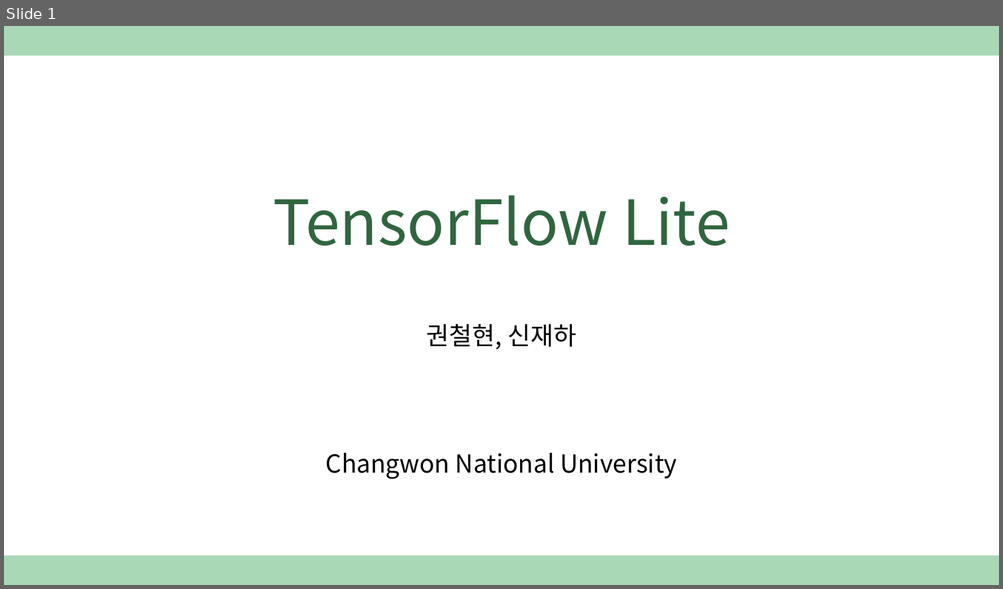
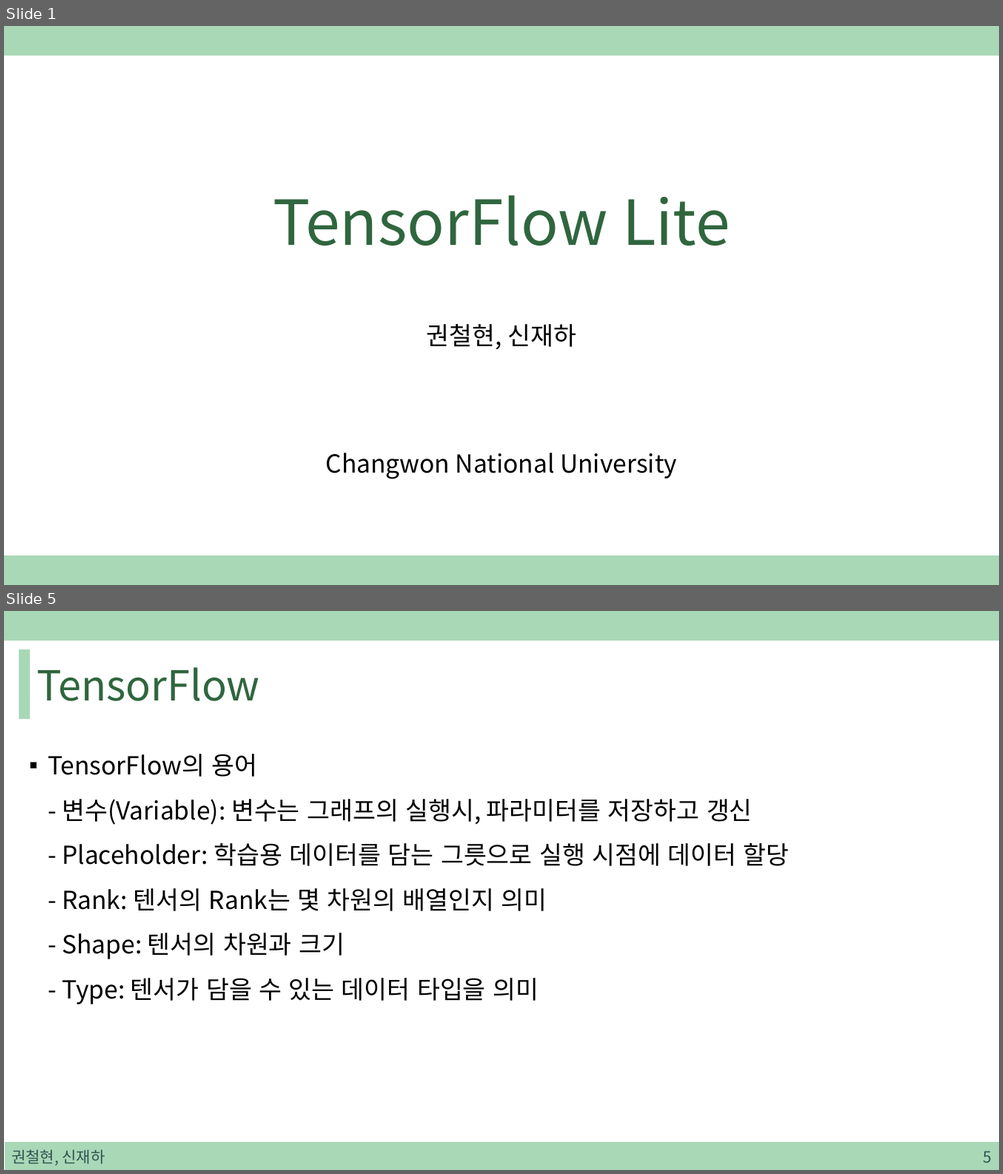
Before and after one commit to sjh4287/capston, a slide deck: 2022.01.07/TensorFlow Lite.pptx. Shown one above the other, each under a label of ours: slide 1 before the commit, slides 1 and 5 after it; the slides between them are not shown. The pictures are 1003x589 and 1003x1174 pixels, drawn with LibreOffice and Linux fonts; fonts in the diff are those of the drawing. Boxes give left, top, right and bottom in pixels: in the first picture for what was removed or moved away, otherwise in the second. Text is boxed around its words. In the diff, an @@ line names an element or a change of style, - is before the commit and + after.

Commit message:
Update TensorFlow Lite.pptx
PPT 내용작성 1

```diff
--- a/2022.01.07/TensorFlow Lite.pptx
+++ b/2022.01.07/TensorFlow Lite.pptx
@@ slide 5 added at <box>4,611,999,1170</box>, background #FFFFFF; not listed: 1 template element that a slide beside it also shows @@
@@ rectangle added at <box>20,649,29,718</box>, fill #A9D8B7, outline #A9D8B7 1 pt @@
@@ title added at <box>37,667,260,701</box>, 40 pt, text #2F663E @@
+TensorFlow
@@ text added at <box>48,754,789,1005</box>, 24 pt, text #000000 @@
+▪ TensorFlow의 용어
+  - 변수(Variable): 변수는 그래프의 실행시, 파라미터를 저장하고 갱신
+  - Placeholder: 학습용 데이터를 담는 그릇으로 실행 시점에 데이터 할당
+  - Rank: 텐서의 Rank는 몇 차원의 배열인지 의미
+  - Shape: 텐서의 차원과 크기
+  - Type: 텐서가 담을 수 있는 데이터 타입을 의미
@@ rectangle added at <box>5,1143,999,1170</box>, fill #A9D8B7, outline #A9D8B7 1 pt @@
@@ text added at <box>11,1150,105,1166</box>, 15 pt, text #305250 @@
+권철현, 신재하
@@ page number added at <box>982,1151,991,1163</box>, 15 pt, text #305250 @@
+5
```
Also in this commit, not shown: 9 other slides added.
